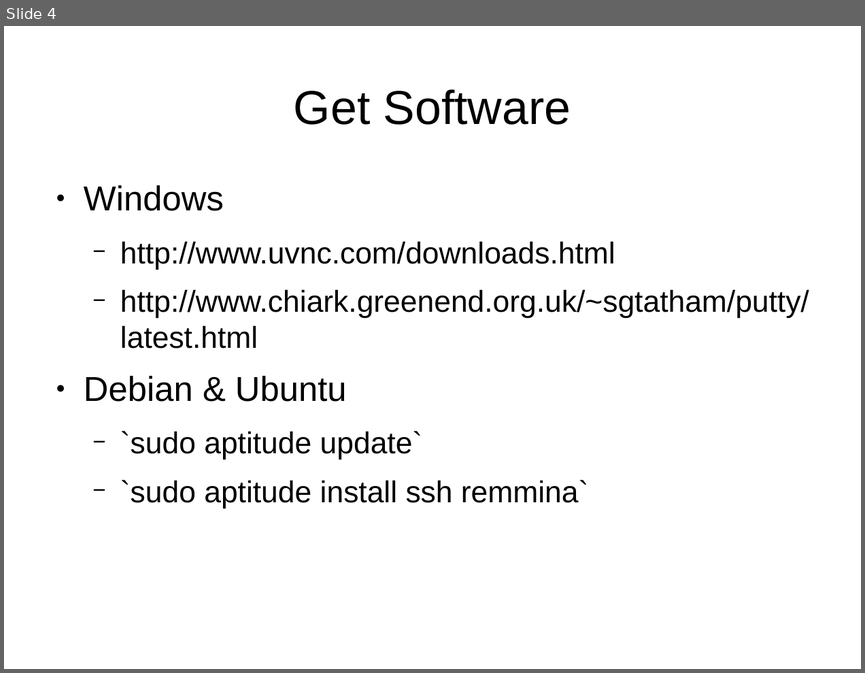
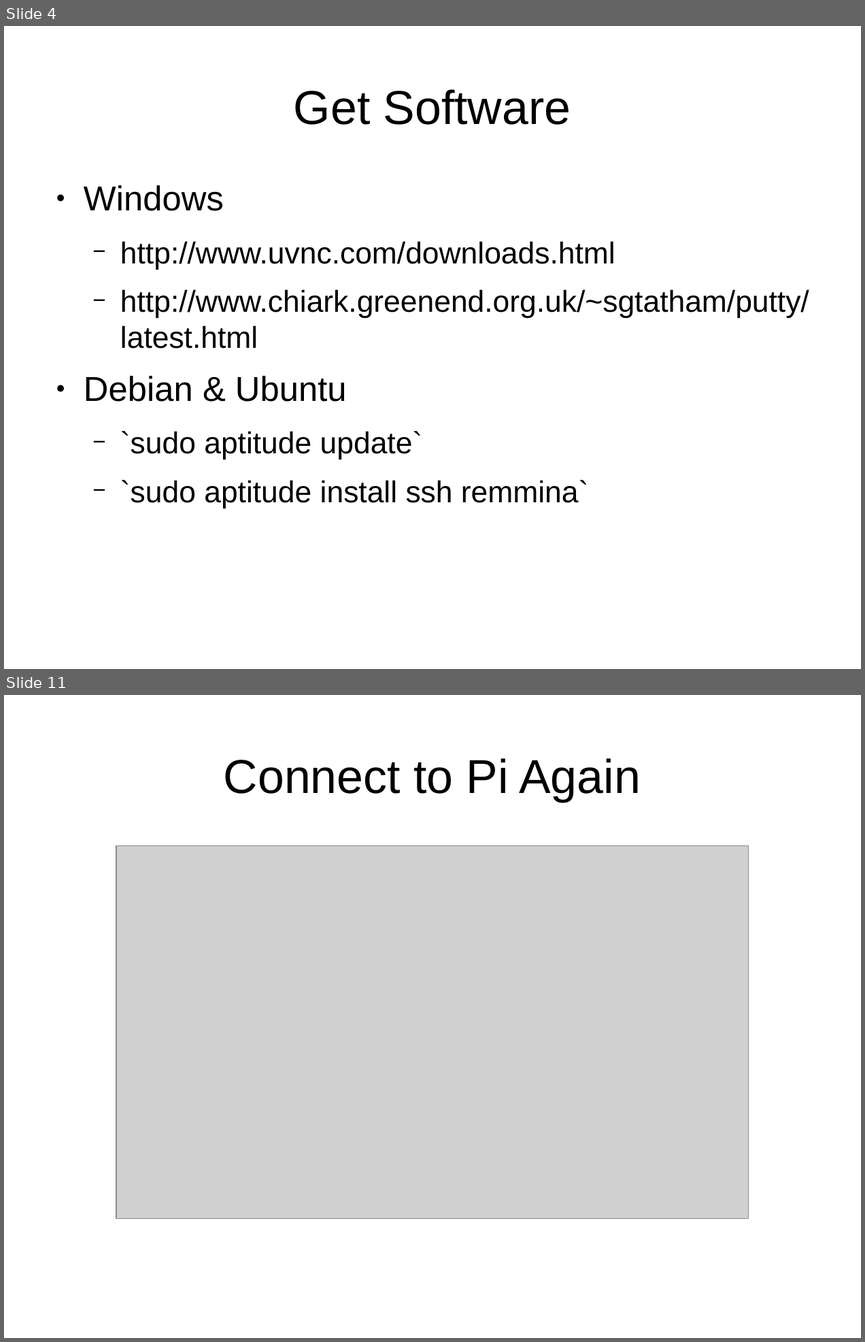
Before and after one commit to Oflameo/sshvnc_ws, a slide deck: doc/sshvnc.odp. Shown one above the other, each under a label of ours: slide 4 before the commit, slides 4 and 11 after it; the slides between them are not shown. The pictures are 865x673 and 865x1342 pixels, drawn with LibreOffice and Linux fonts; fonts in the diff are those of the drawing; grey boxes stand for pictures. Boxes give left, top, right and bottom in pixels: in the first picture for what was removed or moved away, otherwise in the second. Text is boxed around its words. In the diff, an @@ line names an element or a change of style, - is before the commit and + after.

```diff
--- a/doc/sshvnc.odp
+++ b/doc/sshvnc.odp
@@ slide 11 added at box(4, 695, 861, 1338), background #FFFFFF @@
@@ title added at box(224, 758, 640, 802), 44 pt, text #000000 @@
+Connect to Pi Again
@@ picture added at box(116, 845, 748, 1217) @@
```
Also in this commit, not shown: 8 other slides added, 1 slide removed, 12 other files.
